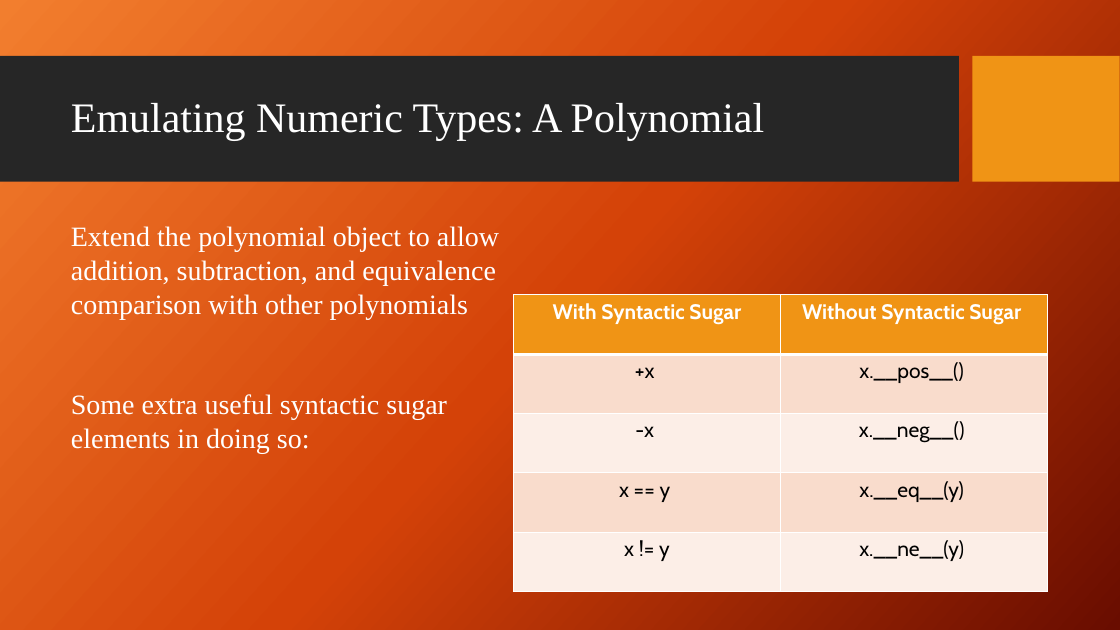
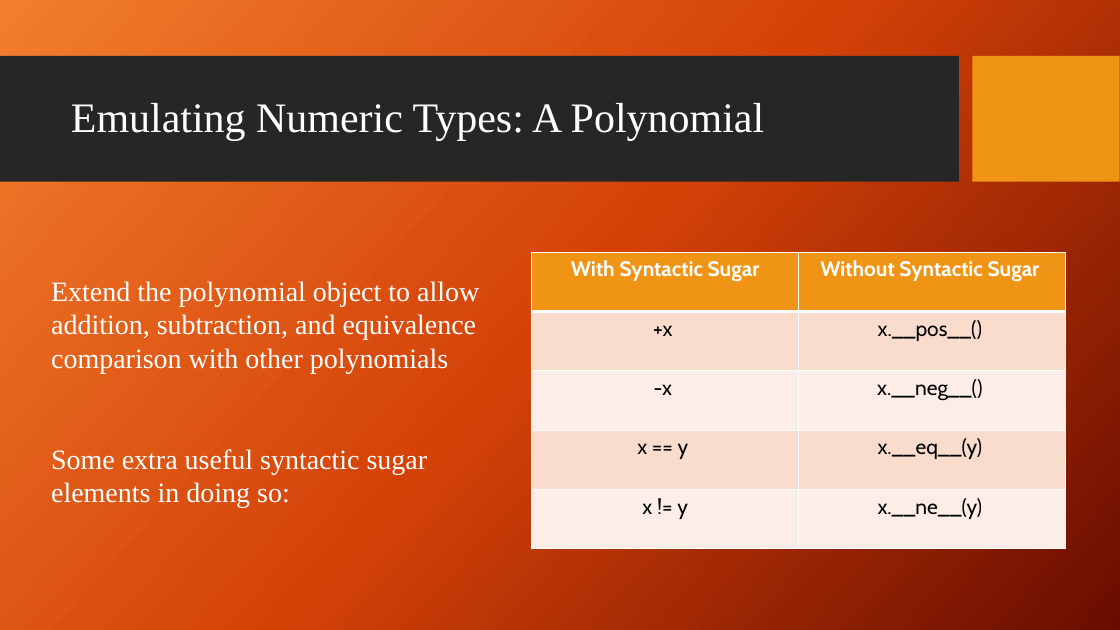
Before and after one commit to giganano/PythonBootcamp, a slide deck: slide 24 of slides/classes.pptx. Drawn at 1120x630 pixels with LibreOffice and Linux fonts; fonts in the diff are those of the drawing; background and template pictures are left out. Boxes give left, top, right and bottom in pixels: in the first picture for what was removed or moved away, otherwise in the second. Text is boxed around its words. In the diff, an @@ line names an element or a change of style, - is before the commit and + after.

```diff
--- a/slides/classes.pptx
+++ b/slides/classes.pptx
@@ text "Extend the polynomial object to ...": place and size @@
-text "Extend the polynomial object to ..." at bbox=[71, 226, 499, 454]
+text "Extend the polynomial object to ..." at bbox=[51, 281, 479, 508]
@@ table: place and size @@
-table at bbox=[513, 295, 1048, 592]
+table at bbox=[532, 252, 1066, 549]
```
Also in this commit, not shown: 3 other slides changed, 1 other file.
